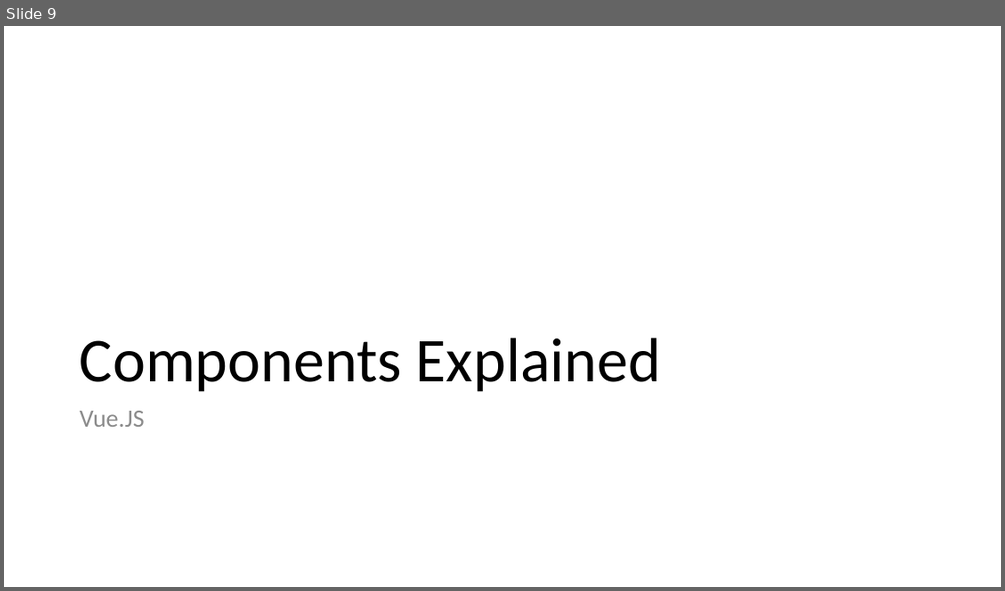
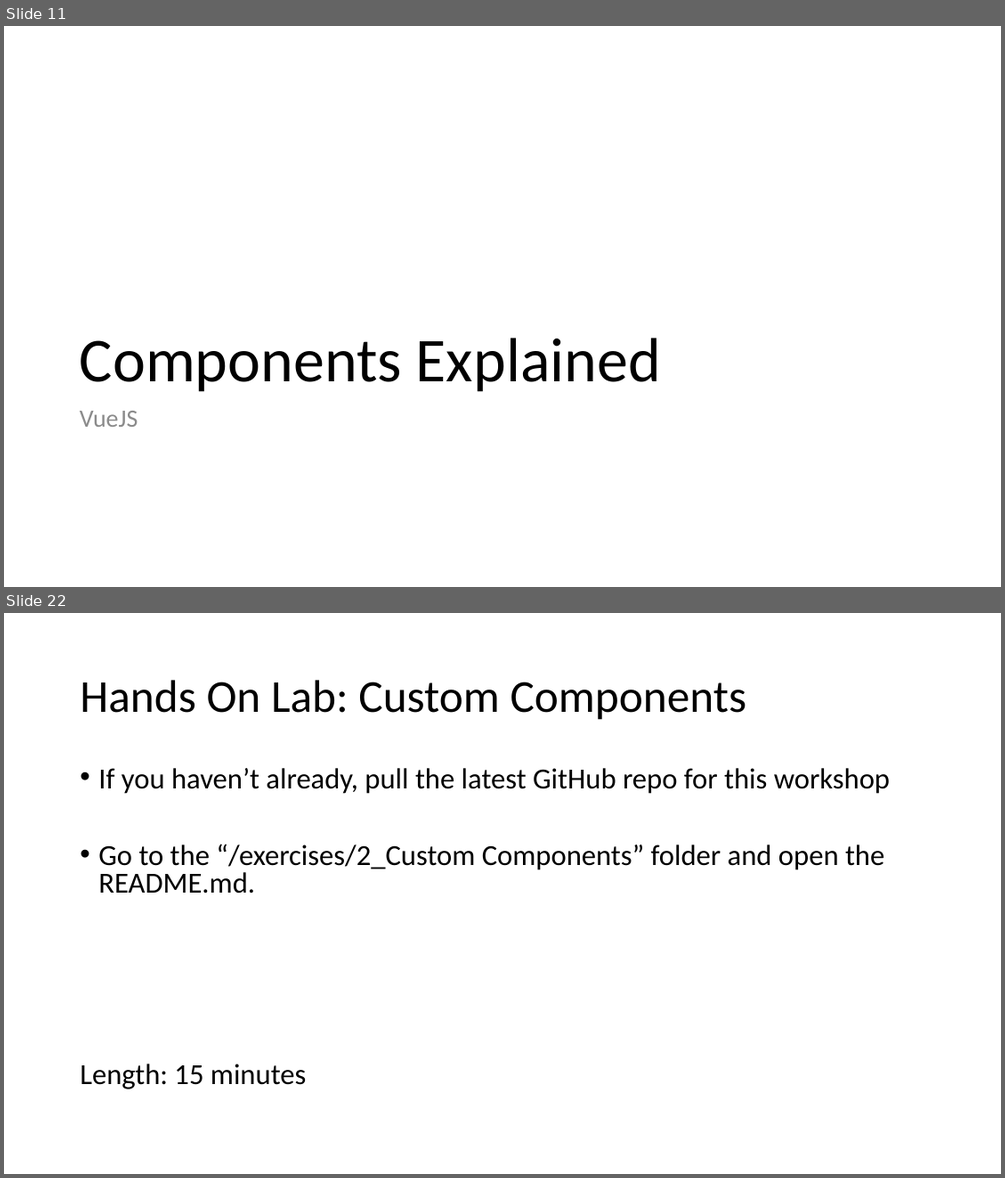
Before and after one commit to 1kevgriff/Workshop-SPA-with-ASPNETCORE-VueJS, a slide deck: Slides/2_VueJS.pptx. Shown one above the other, each under a label of ours: slide 9 before the commit, slides 11 and 22 after it; the slides between them are not shown. The pictures are 1005x591 and 1005x1178 pixels, drawn with LibreOffice and Linux fonts; fonts in the diff are those of the drawing. Boxes give left, top, right and bottom in pixels: in the first picture for what was removed or moved away, otherwise in the second. Text is boxed around its words. In the diff, an @@ line names an element or a change of style, - is before the commit and + after.

```diff
--- a/Slides/2_VueJS.pptx
+++ b/Slides/2_VueJS.pptx
@@ slide 22 added at box(4, 613, 1001, 1174), background #FFFFFF @@
@@ title added at box(80, 680, 747, 720), 44 pt, text #000000 @@
+Hands On Lab: Custom Components
@@ text added at box(80, 768, 890, 1089), 28 pt, text #000000 @@
+• If you haven’t already, pull the latest GitHub repo for this workshop
+• Go to the “/exercises/2_Custom Components” folder and open the README.md.
+Length: 15 minutes
@@ what was slide 9 is now slide 11 @@
@@ slide 11 changed as well @@
@@ text at box(80, 410, 138, 426): text changed @@
-Vue.JS
+VueJS
```
Also in this commit, not shown: 12 other slides added, 22 other files.
